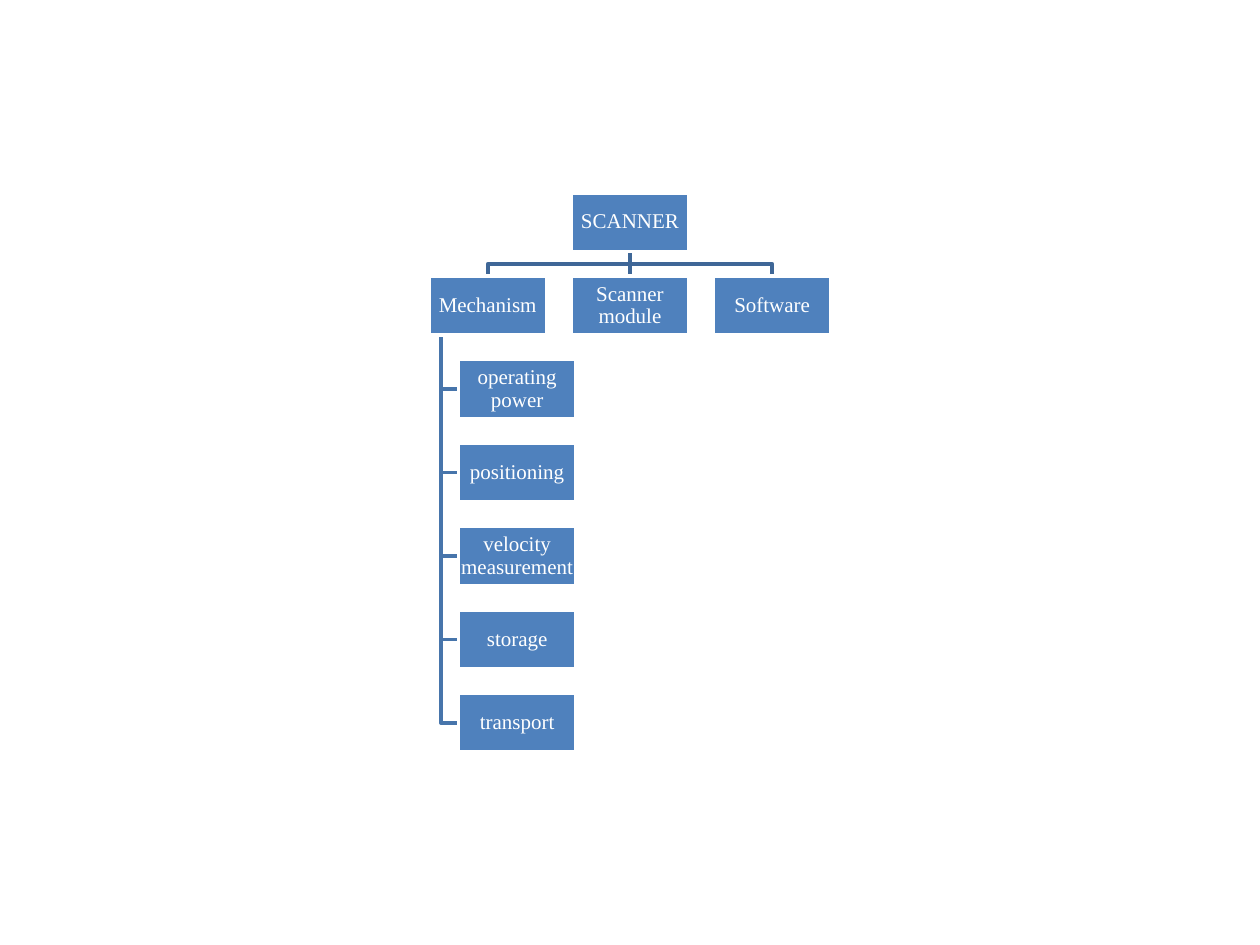
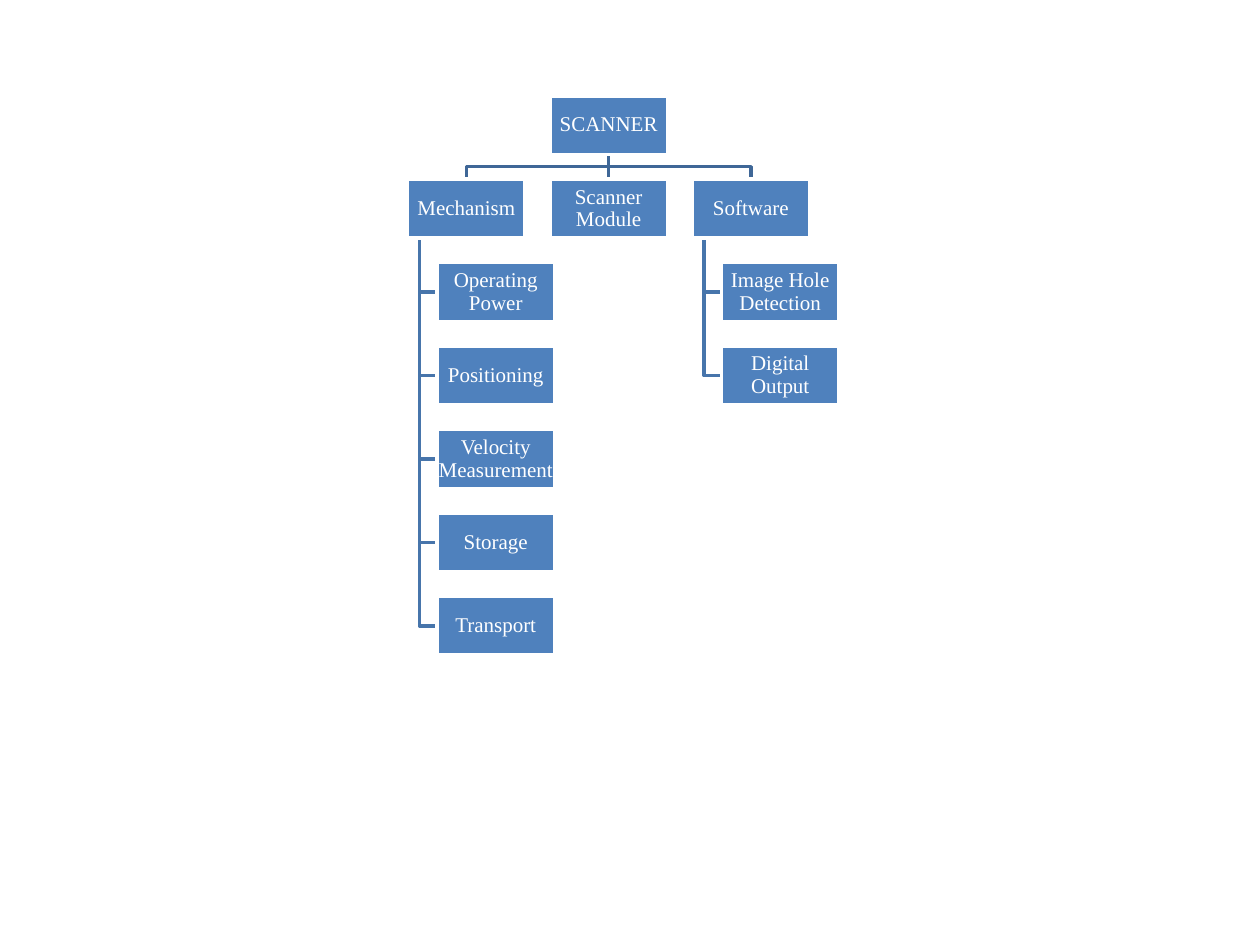
Before and after one commit to zugerisa/2012-Summer-School-Group-4, a slide deck: slide 1 of GlobalSeminarUSA/AditionalData/selection.pptx. Drawn at 1260x945 pixels with LibreOffice and Linux fonts; fonts in the diff are those of the drawing. Boxes give left, top, right and bottom in pixels: in the first picture for what was removed or moved away, otherwise in the second. Text is boxed around its words. In the diff, an @@ line names an element or a change of style, - is before the commit and + after.

```diff
--- a/GlobalSeminarUSA/AditionalData/selection.pptx
+++ b/GlobalSeminarUSA/AditionalData/selection.pptx
@@ 6 freeform shapes, 3 texts: place and size @@
-6 freeform shapes, 3 texts at box(439, 214, 810, 640)
+6 freeform shapes, 3 texts at box(417, 117, 789, 543)
@@ rectangle: place and size @@
-rectangle at box(459, 693, 576, 752)
+rectangle at box(692, 179, 809, 238)
@@ text at box(575, 190, 642, 226): text changed @@
-Scanner module
+Scanner Module
@@ freeform shape: place and size @@
-freeform shape at box(441, 335, 459, 556)
+freeform shape at box(420, 238, 437, 626)
@@ rectangle: place and size @@
-rectangle at box(428, 276, 546, 335)
+rectangle at box(437, 262, 554, 321)
@@ rectangle: place and size @@
-rectangle at box(713, 276, 830, 335)
+rectangle at box(722, 262, 839, 321)
@@ text at box(454, 273, 538, 310): text changed @@
-operating power
+Operating Power
@@ freeform shape removed at box(441, 335, 459, 723) @@
@@ rectangle: place and size @@
-rectangle at box(571, 276, 688, 335)
+rectangle at box(722, 346, 839, 406)
@@ group added at box(408, 96, 830, 459): 3 freeform shapes, 2 rectangles, 2 texts @@
+Image Hole Detection
+Digital Output
@@ text at box(448, 368, 543, 387): text changed @@
-positioning
+Positioning
@@ 5 rectangles: place and size @@
-5 rectangles at box(459, 193, 688, 669)
+5 rectangles at box(437, 179, 667, 655)
@@ text at box(439, 439, 553, 477): text changed @@
-velocity measurement
+Velocity Measurement
@@ text at box(464, 535, 528, 553): text changed @@
-storage
+Storage
@@ text at box(455, 618, 536, 637): text changed @@
-transport
+Transport
```
Also in this commit, not shown: 29 other files.
